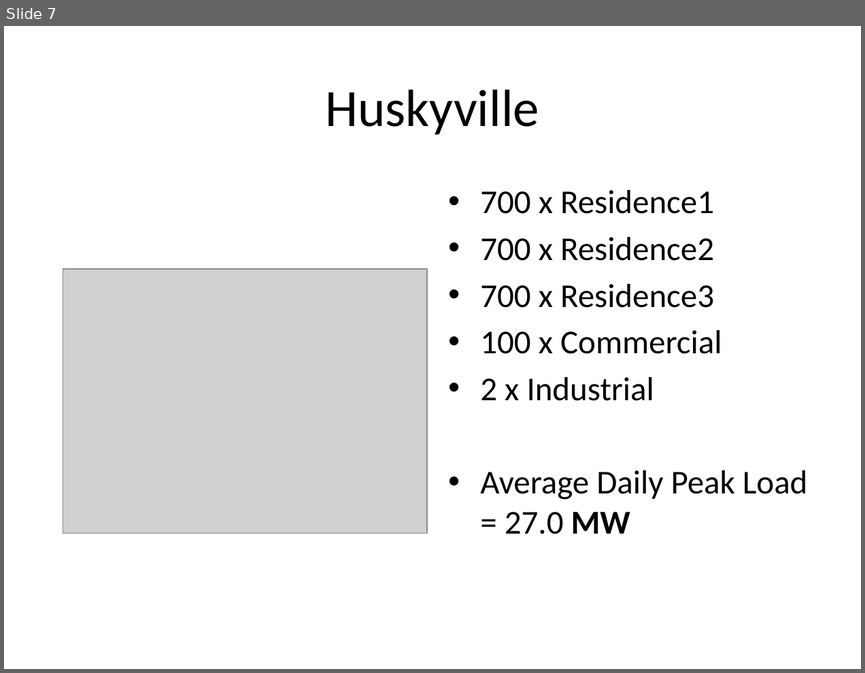
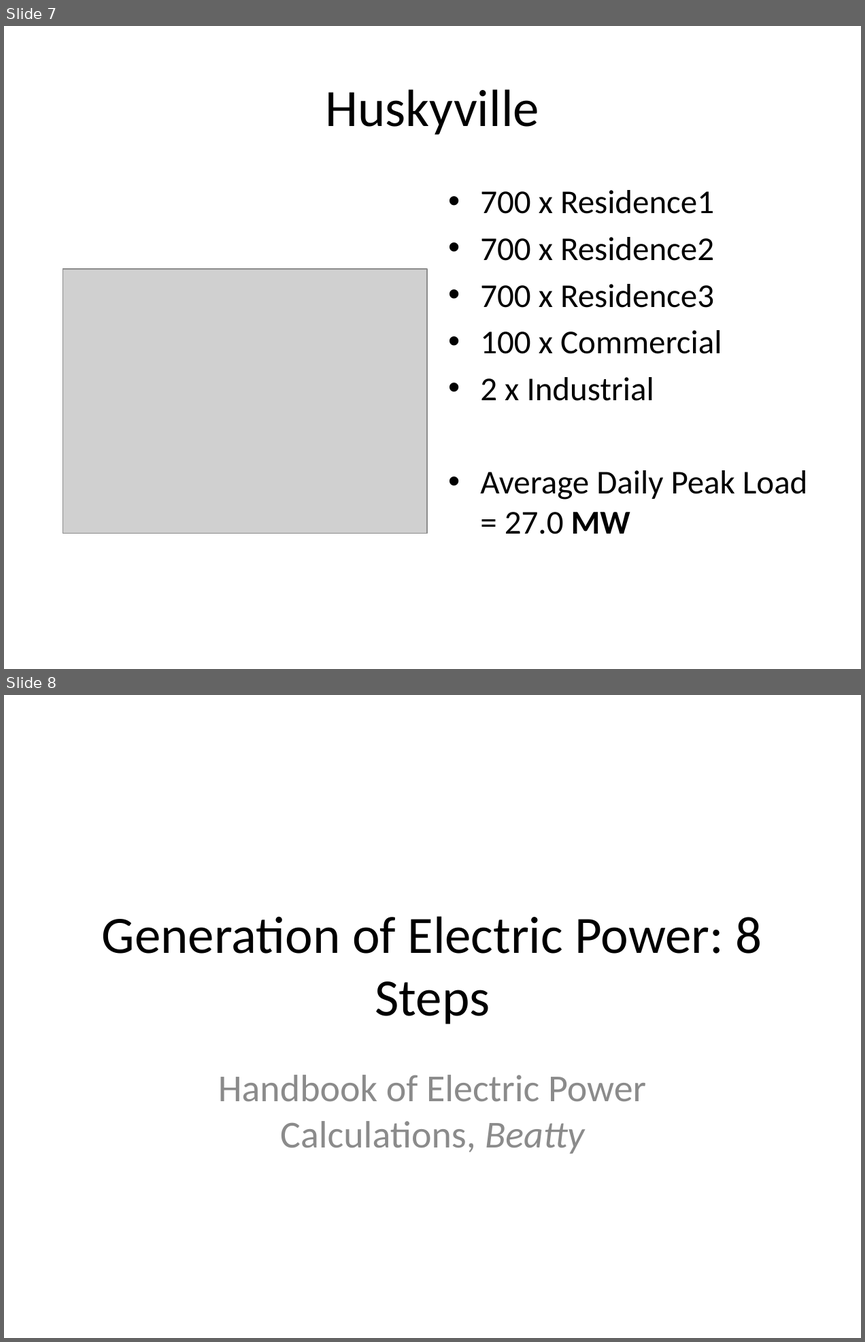
Before and after one commit to akantamn/EE5230-Project, a slide deck: Presentation/EE-Project-Presentation.pptx. Shown one above the other, each under a label of ours: slide 7 before the commit, slides 7 and 8 after it. The pictures are 865x673 and 865x1342 pixels, drawn with LibreOffice and Linux fonts; fonts in the diff are those of the drawing; grey boxes stand for pictures; background and template pictures are left out. Boxes give left, top, right and bottom in pixels: in the first picture for what was removed or moved away, otherwise in the second. Text is boxed around its words. In the diff, an @@ line names an element or a change of style, - is before the commit and + after.

```diff
--- a/Presentation/EE-Project-Presentation.pptx
+++ b/Presentation/EE-Project-Presentation.pptx
@@ slide 8 added at <box>4,695,861,1338</box>, background picture (left out) @@
@@ title added at <box>102,916,762,1024</box>, 44 pt, text #000000 @@
+Generation of Electric Power: 8 Steps
@@ subtitle added at <box>218,1074,646,1153</box>, 32 pt, text #8C8C8C @@
+Handbook of Electric Power Calculations, Beatty
```
Also in this commit, not shown: 7 slides changed, 1 other slide added, 2 slides removed.
